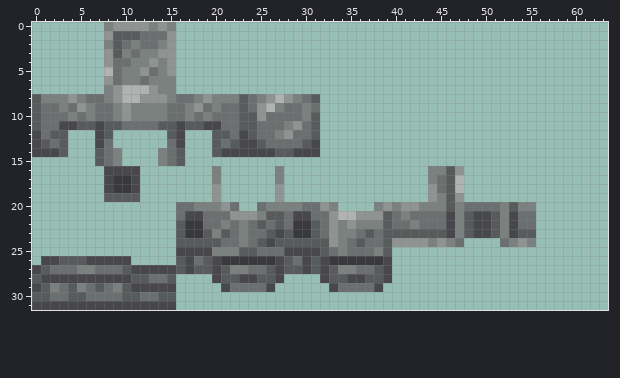
File history of a pixel-art sprite, src/main/resources/assets/battlements/textures/models/armor/steel_layer_1.png. That is the earlier state.
The file is 64x32 pixels.
And afterwards:
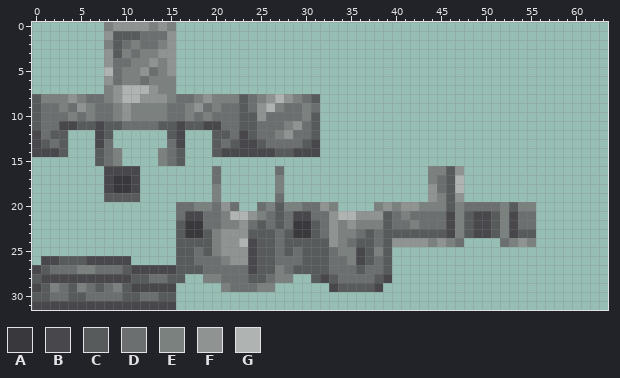
Palette (. is transparent): A #39393d  B #48474c  C #585b5c  D #6c6f6f  E #7b817f  F #8f9493  G #afb3b1
Diff:
Changed rows in their new state; - is an unchanged pixel.
first column x 16:
16 ----D------D------------
17 ----D-------------------
18 ----E------E------------
19 ----E------D------------
20 ----D------C------------
21 -----EGG--D-------------
22 ------EF----------------
23 -----FFFCC-D------------
24 ----EFFGB-CD---------C--
25 CCDC-FFFBCC-CDCC---EBC--
26 -C-DDEFFBCCDD-C-CDDEBCDC
27 -C-DDDDDBC-ED-C-CDDDC-DC
28 C--EEDDDC-DEE--C--DDDD--
29 -----E---EE-------CCCC--
